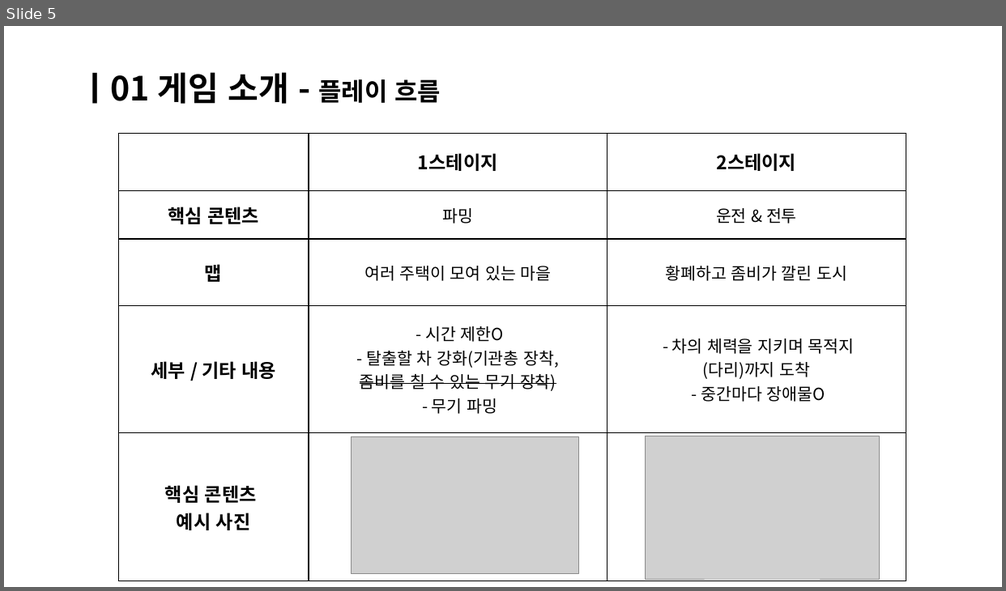
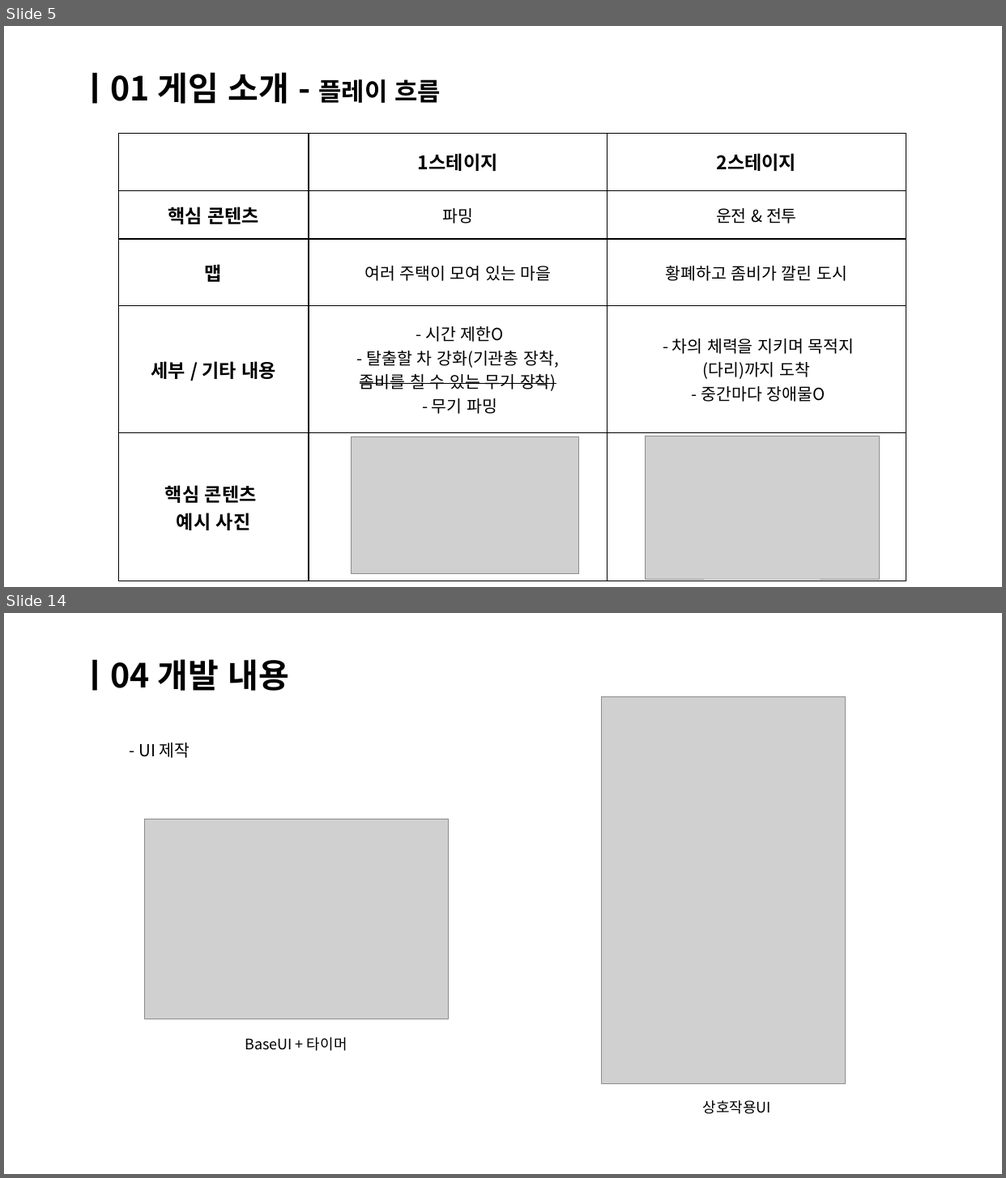
Before and after one commit to Bae-JuHwan/Meeting_Minutes, a slide deck: 제출용/감염_죽음의 도시_중간발표.pptx. Shown one above the other, each under a label of ours: slide 5 before the commit, slides 5 and 14 after it; the slides between them are not shown. The pictures are 1006x591 and 1006x1178 pixels, drawn with LibreOffice and Linux fonts; fonts in the diff are those of the drawing; grey boxes stand for pictures. Boxes give left, top, right and bottom in pixels: in the first picture for what was removed or moved away, otherwise in the second. Text is boxed around its words. In the diff, an @@ line names an element or a change of style, - is before the commit and + after.

Commit message:
서버 내용 추가

```diff
--- a/제출용/감염_죽음의 도시_중간발표.pptx
+++ b/제출용/감염_죽음의 도시_중간발표.pptx
@@ slide 14 added at [4,613,1002,1174], background #FFFFFF @@
@@ text added at [80,659,290,691], 32 pt, text #000000, bold @@
+ㅣ04 개발 내용
@@ picture added at [602,697,846,1084] @@
@@ title added at [139,743,190,758], 16 pt, text #000000 @@
+- UI 제작
@@ picture added at [145,819,449,1020] @@
@@ text added at [245,1037,347,1051], 14 pt, text #000000 @@
+BaseUI + 타이머
@@ text added at [702,1101,771,1114], 14 pt, text #000000 @@
+상호작용UI
```
Also in this commit, not shown: 3 slides changed, 8 other slides added, 4 slides removed, 2 other files.
